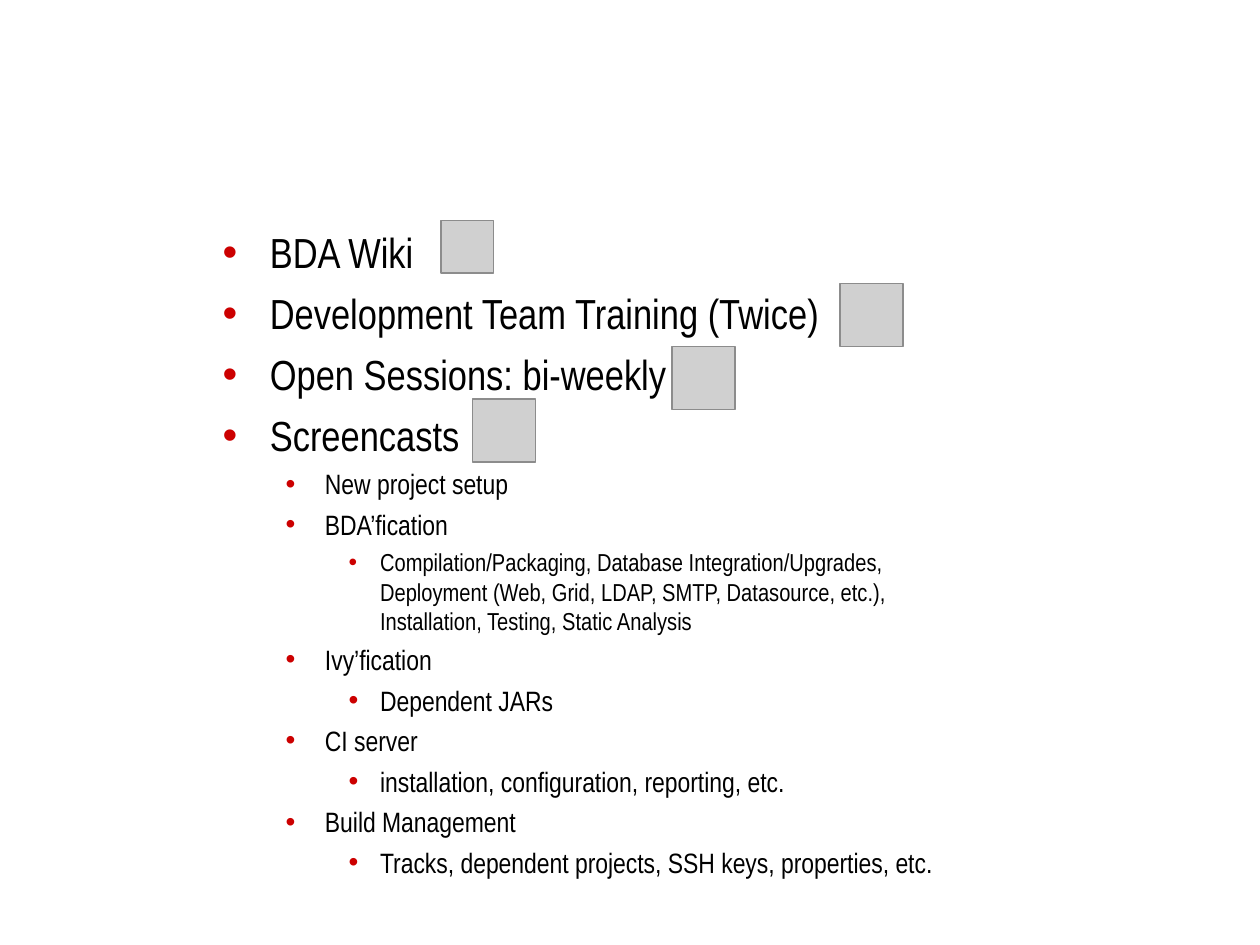
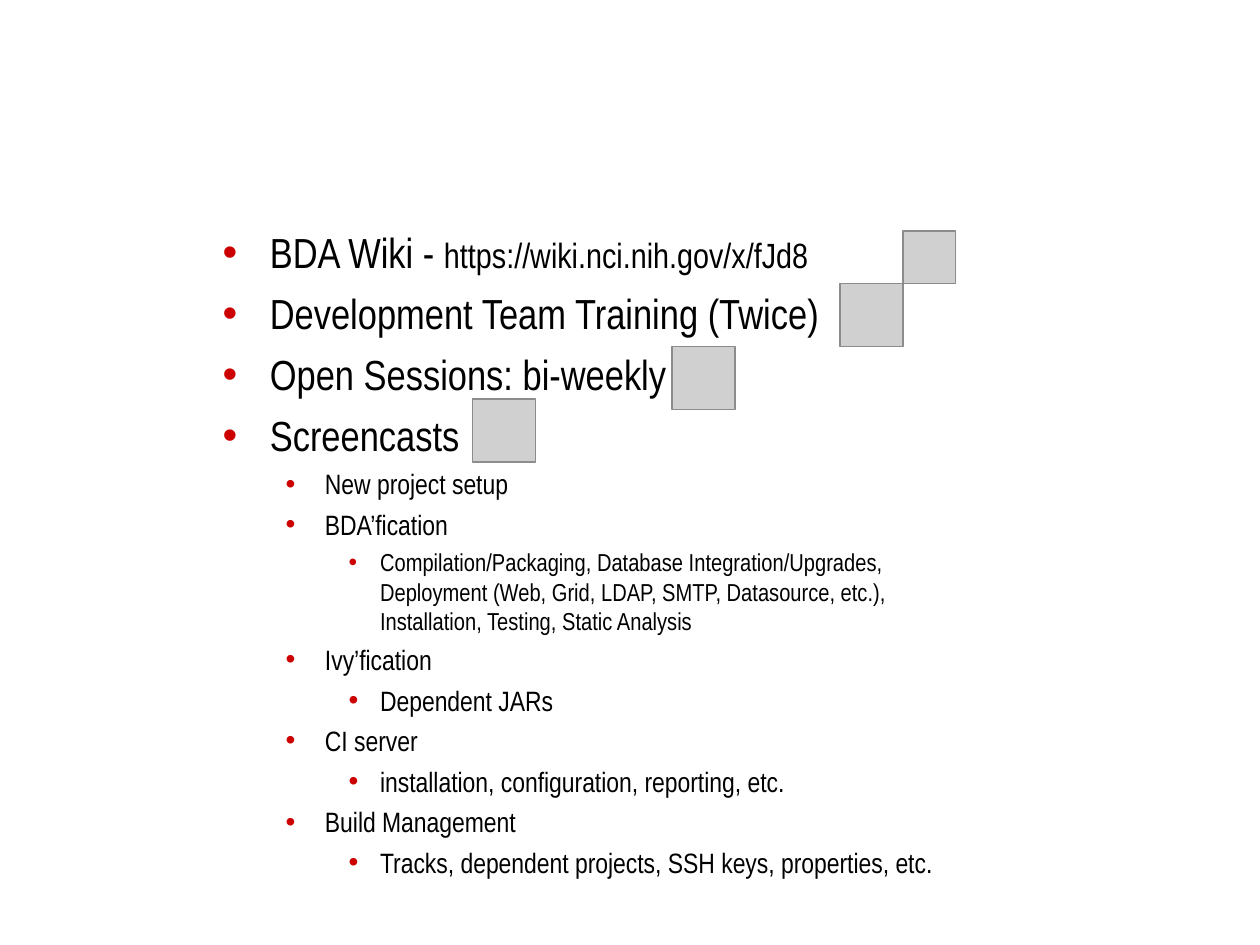
Before and after one commit to NCIP/automation, a slide deck: slide 7 of docs/roadmap/bda-roadmap.ppt. Drawn at 1260x945 pixels with LibreOffice and Linux fonts; fonts in the diff are those of the drawing; grey boxes stand for pictures; background and template pictures are left out. Boxes give left, top, right and bottom in pixels: in the first picture for what was removed or moved away, otherwise in the second. Text is boxed around its words. In the diff, an @@ line names an element or a change of style, - is before the commit and + after.

```diff
--- a/docs/roadmap/bda-roadmap.ppt
+++ b/docs/roadmap/bda-roadmap.ppt
@@ text at [270,237,808,276]: text changed; size 24 to 20 pt @@
-• BDA Wiki
+• BDA Wiki - https://wiki.nci.nih.gov/x/fJd8
@@ picture: place and size @@
-picture at [441,220,494,273]
+picture at [903,231,956,284]
```
Also in this commit, not shown: 5 other slides changed, 2 other files.
